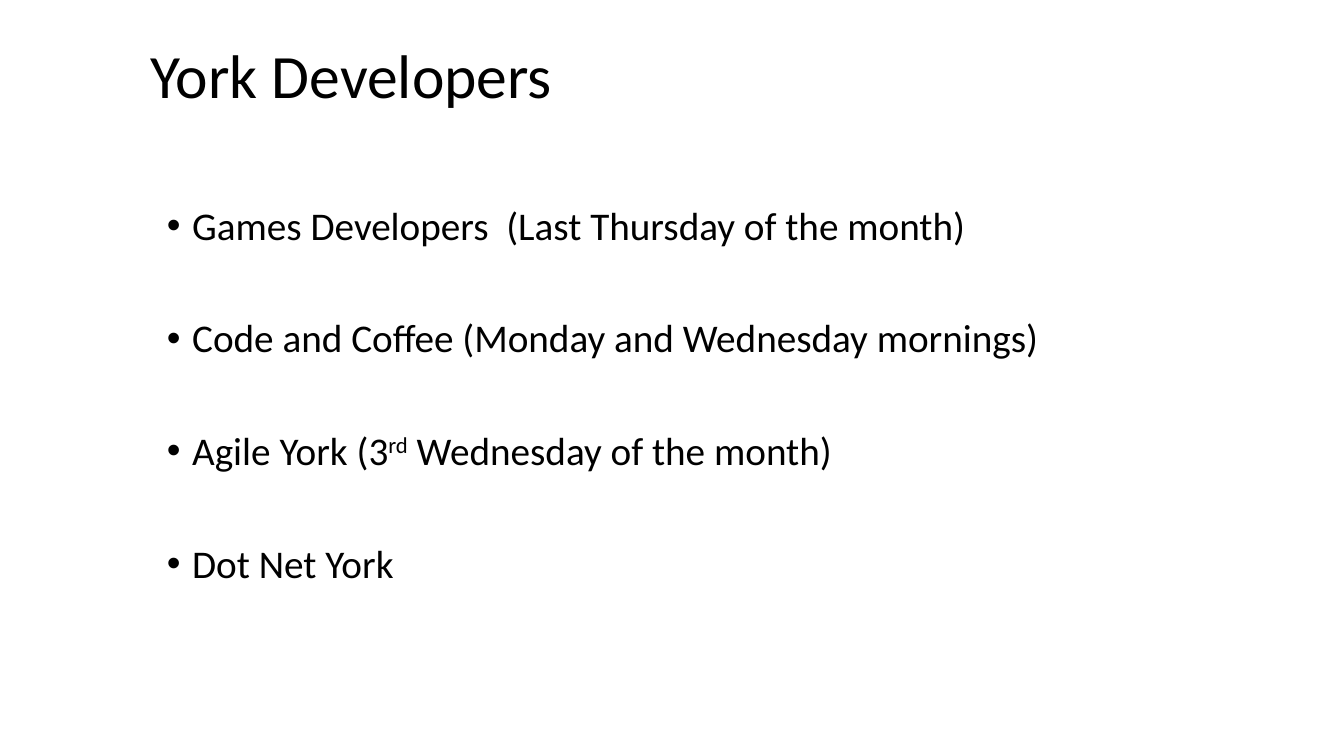
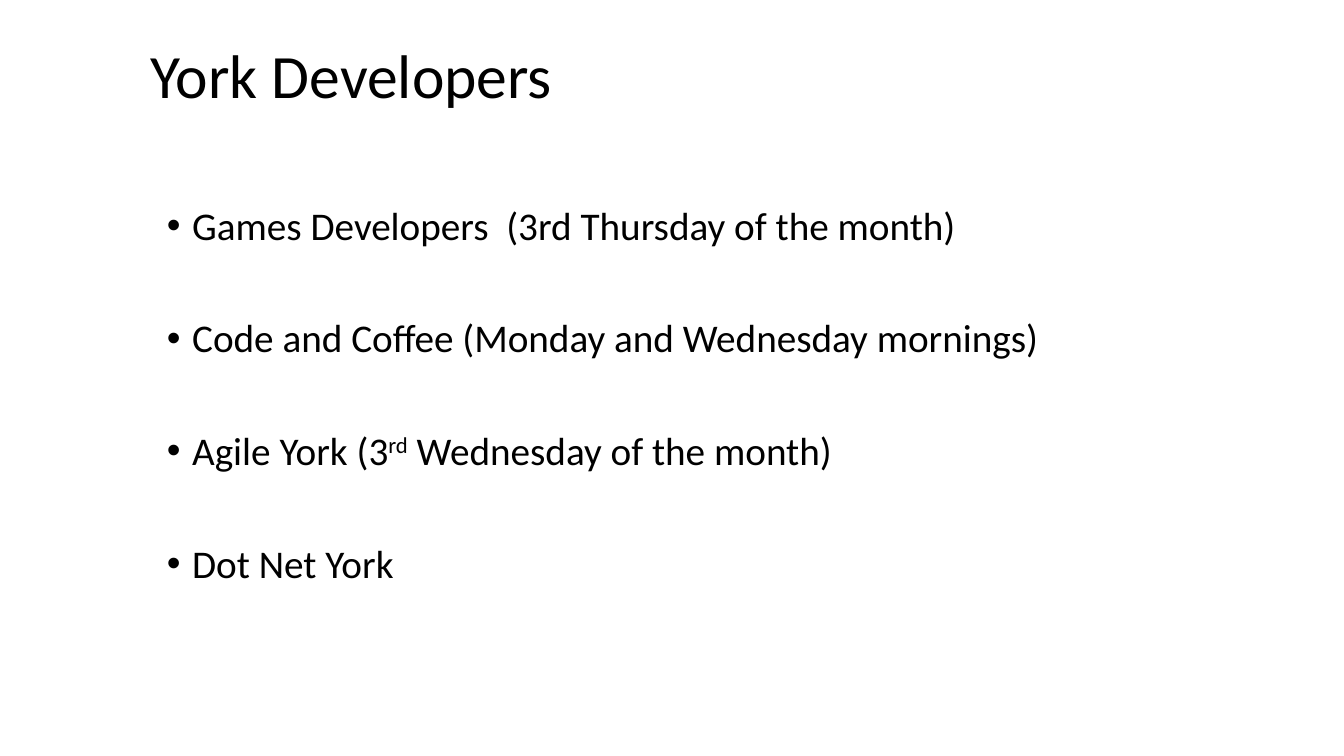
Before and after one commit to YorkCodeDojo/InterviewQuestions, a slide deck: slide 7 of York Code Dojo - Interview Questions.pptx (slide 6 before the commit). Drawn at 1344x756 pixels with LibreOffice and Linux fonts; fonts in the diff are those of the drawing; background and template pictures are left out. Boxes give left, top, right and bottom in pixels: in the first picture for what was removed or moved away, otherwise in the second. Text is boxed around its words. In the diff, an @@ line names an element or a change of style, - is before the commit and + after.

```diff
--- a/York Code Dojo - Interview Questions.pptx
+++ b/York Code Dojo - Interview Questions.pptx
@@ text at (192,211,956,247): text changed @@
-• Games Developers (Last Thursday of the month)
+• Games Developers (3rd Thursday of the month)
```
Also in this commit, not shown: 1 slide added, 2 other files.
